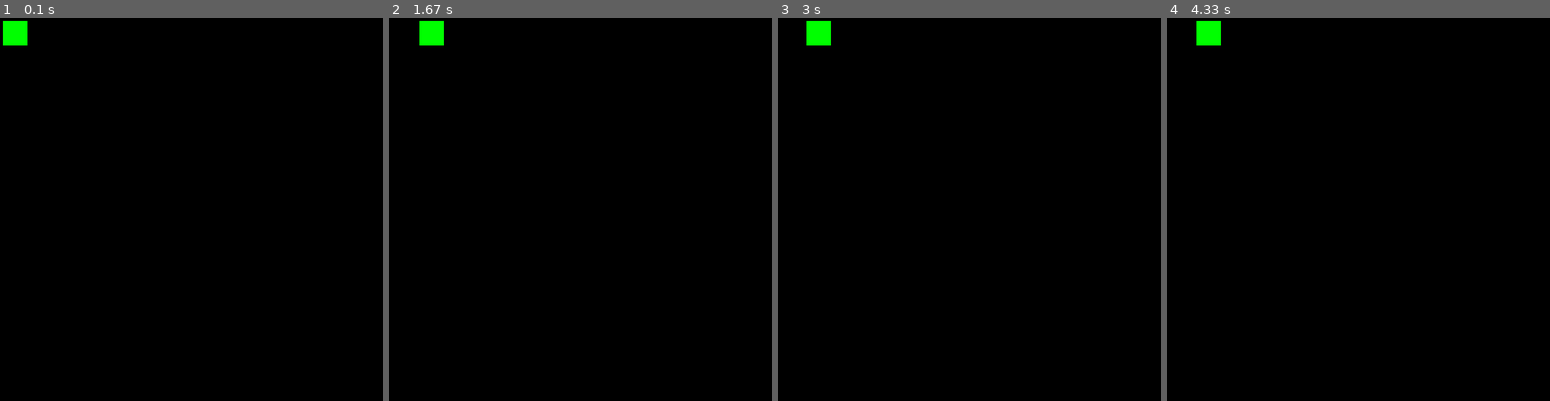
Above: before the commit, frames 1-4 (left to right).
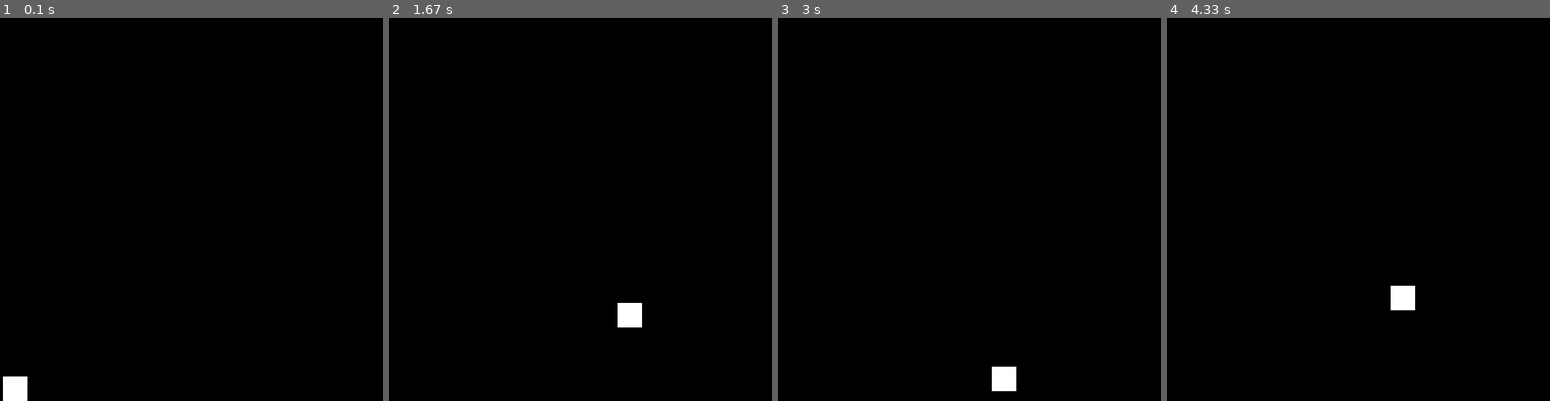
Above: after the commit, the same moments.

Repository: PatrutK/example_pygame
Game: pygame game, started from Pygame/cube_moving.py
Two runs of this game, one before a commit and one after it. Both use one fixed random seed, a clock stepped at 60 frames per second and the inputs below.
Inputs:
- Up to frame 1 (0.1 s): no input
- Up to frame 2 (1.67 s): hold Space 0.33-0.8 s; hold Right 0.33-0.8 s; hold Right 0.83-1.3 s; hold Up 1.33-1.63 s
- Up to frame 3 (3 s): hold Right 1.67-2.13 s; hold Left 2.17-2.7 s; hold Down from 2.73 s (still down)
- Up to frame 4 (4.33 s): release Down at 3.03 s; hold Left 3.07-3.47 s; hold Up 3.5-3.87 s; hold Right from 3.9 s (still down)

The runs differ from the first frame. In frame 1, 0.8% of the frame differs, in the area x 0-8%, y 0-100%; in frame 2, 0.8%; in frame 3, 0.8%; in frame 4, 0.8%.

Commit message:
Куб, который перемещается стрелочка и прыгает с пробелом

Diff:
--- a/Pygame/cube_moving.py
+++ b/Pygame/cube_moving.py
@@ -4,19 +4,18 @@
     pygame.init()
     size = width, height = 800, 800
     screen = pygame.display.set_mode(size)
-    pygame.display.set_caption('Перетаскивание')
+    pygame.display.set_caption('Двигающийся куб')
+    clock = pygame.time.Clock()
 
-    clock = pygame.time.Clock()
+    rect_x, rect_y = 25, 800 - 50
+    rect_size = 50
+    jumpCount = 10
+    v = 5
+    isJump = False
     running = True
-    rect_x = rect_y = 25
-    rect_size = 50
-    rect_color = pygame.Color('green')
-    drag = False
-    isJump = False
-    jumpCount = 10
-    v = 1
 
     while running:
+        clock.tick(100)
         for event in pygame.event.get():
             if event.type == pygame.QUIT:
                 running = False
@@ -32,19 +31,18 @@
                 rect_y += v
             if keys[pygame.K_SPACE]:
                 isJump = True
-        # else:
-        #     if jumpCount >= -10:
-        #         if jumpCount < 0:
-        #             print(jumpCount)
-        #             rect_y += (jumpCount * 2) / 2
-        #         else:
-        #             rect_y -= (jumpCount * 2) / 2
-        #         jumpCount -= 1
-        #     else:
-        #         isJump = False
-        #         jumpCount = 10
+        else:
+            if jumpCount >= -10:
+                if jumpCount < 0:
+                    rect_y += (jumpCount ** 2) / 2
+                else:
+                    rect_y -= (jumpCount ** 2) / 2
+                jumpCount -= 1
+            else:
+                isJump = False
+                jumpCount = 10
 
         screen.fill((0, 0, 0))
-        pygame.draw.rect(screen, rect_color, (rect_x, rect_y, rect_size, rect_size))
+        pygame.draw.rect(screen, (255, 255, 255), (rect_x, rect_y, rect_size, rect_size))
         pygame.display.flip()
     pygame.quit()
